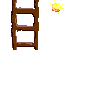
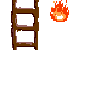
Layer changes from the first 100 × 100 image to the second:
added layer "Frame 2 (200ms) (replace)" above "Transformation" over [50, 0, 69, 22]
hid "Transformation" over [50, 0, 65, 14]
